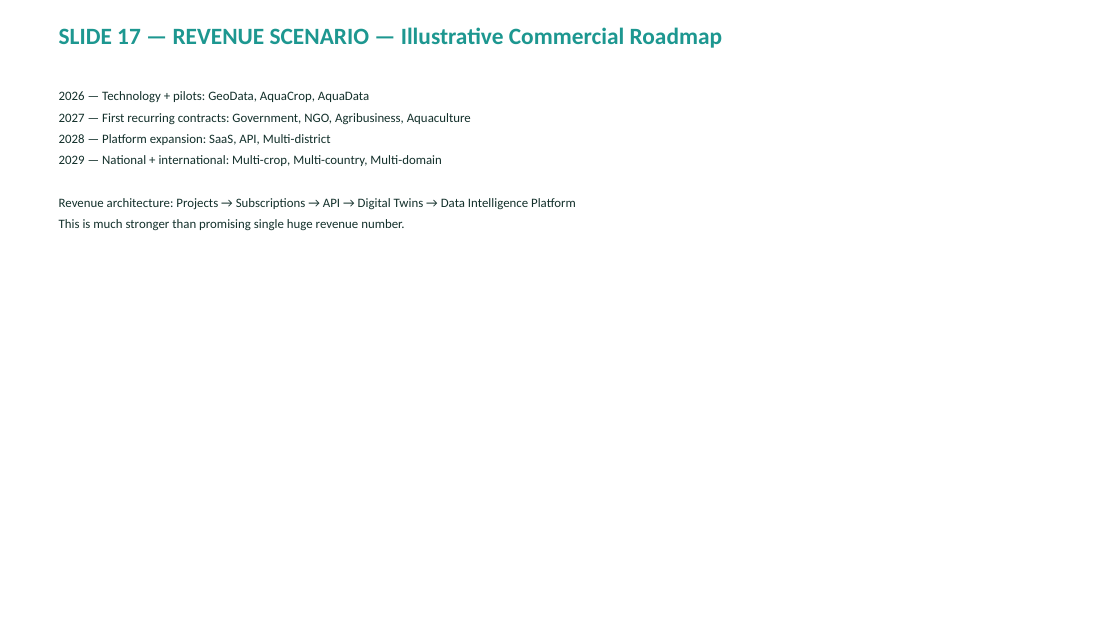
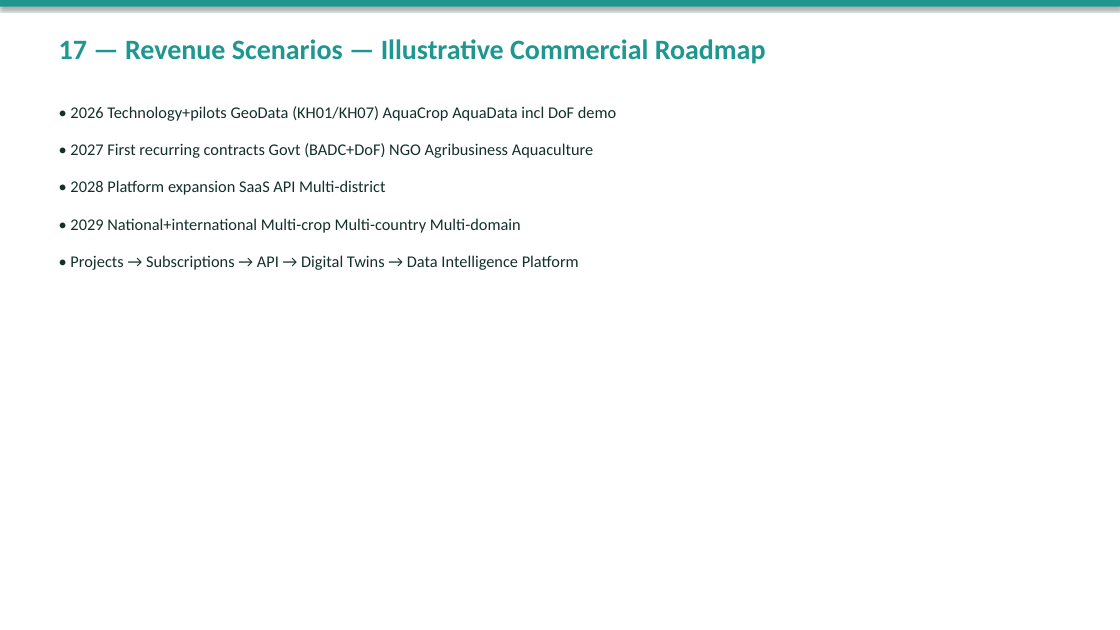
Before and after one commit to bdcrops/web, a slide deck: slide 18 of nextunicorn/BDCrops-Professional-Deck.pptx. Drawn at 1120x630 pixels with LibreOffice and Linux fonts; fonts in the diff are those of the drawing. Boxes give left, top, right and bottom in pixels: in the first picture for what was removed or moved away, otherwise in the second. Text is boxed around its words. In the diff, an @@ line names an element or a change of style, - is before the commit and + after.

```diff
--- a/nextunicorn/BDCrops-Professional-Deck.pptx
+++ b/nextunicorn/BDCrops-Professional-Deck.pptx
@@ rectangle added at <box>0,0,1120,7</box>, fill #1D9790 @@
@@ text at <box>59,39,766,64</box>: text changed; size 20 to 24 pt @@
-SLIDE 17 — REVENUE SCENARIO — Illustrative Commercial Roadmap
+17 — Revenue Scenarios — Illustrative Commercial Roadmap
@@ text at <box>70,106,616,270</box>: text changed; size 11 to 14 pt @@
-2026 — Technology + pilots: GeoData, AquaCrop, AquaData
-2027 — First recurring contracts: Government, NGO, Agribusiness, Aquaculture
-2028 — Platform expansion: SaaS, API, Multi-district
-2029 — National + international: Multi-crop, Multi-country, Multi-domain
-Revenue architecture: Projects → Subscriptions → API → Digital Twins → Data Intelligence Platform
-This is much stronger than promising single huge revenue number.
+• 2026 Technology+pilots GeoData (KH01/KH07) AquaCrop AquaData incl DoF demo
+• 2027 First recurring contracts Govt (BADC+DoF) NGO Agribusiness Aquaculture
+• 2028 Platform expansion SaaS API Multi-district
+• 2029 National+international Multi-crop Multi-country Multi-domain
+• Projects → Subscriptions → API → Digital Twins → Data Intelligence Platform
```
Also in this commit, not shown: 17 other slides changed, 6 slides added, 7 slides removed, 2 other files.
